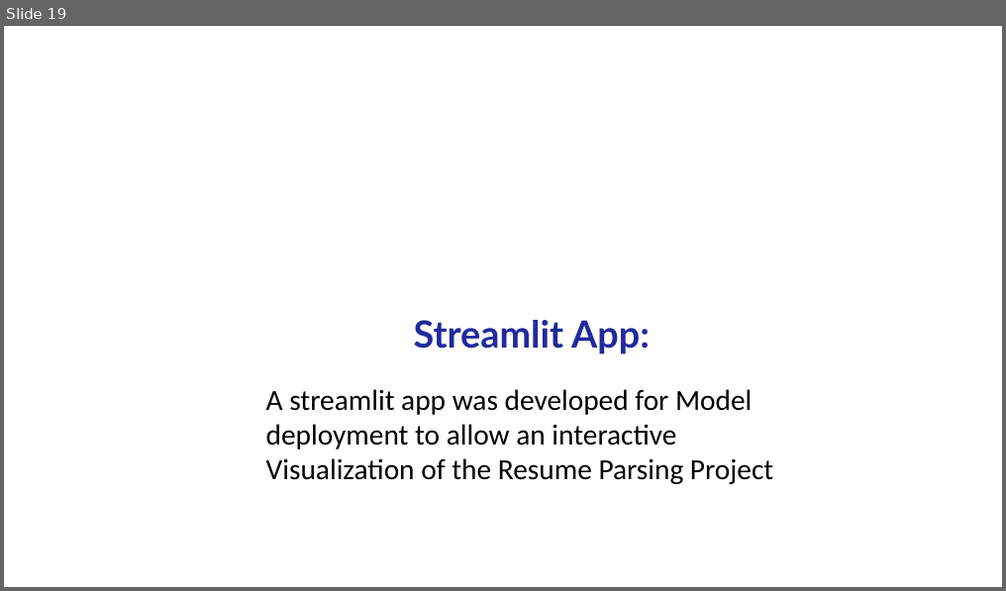
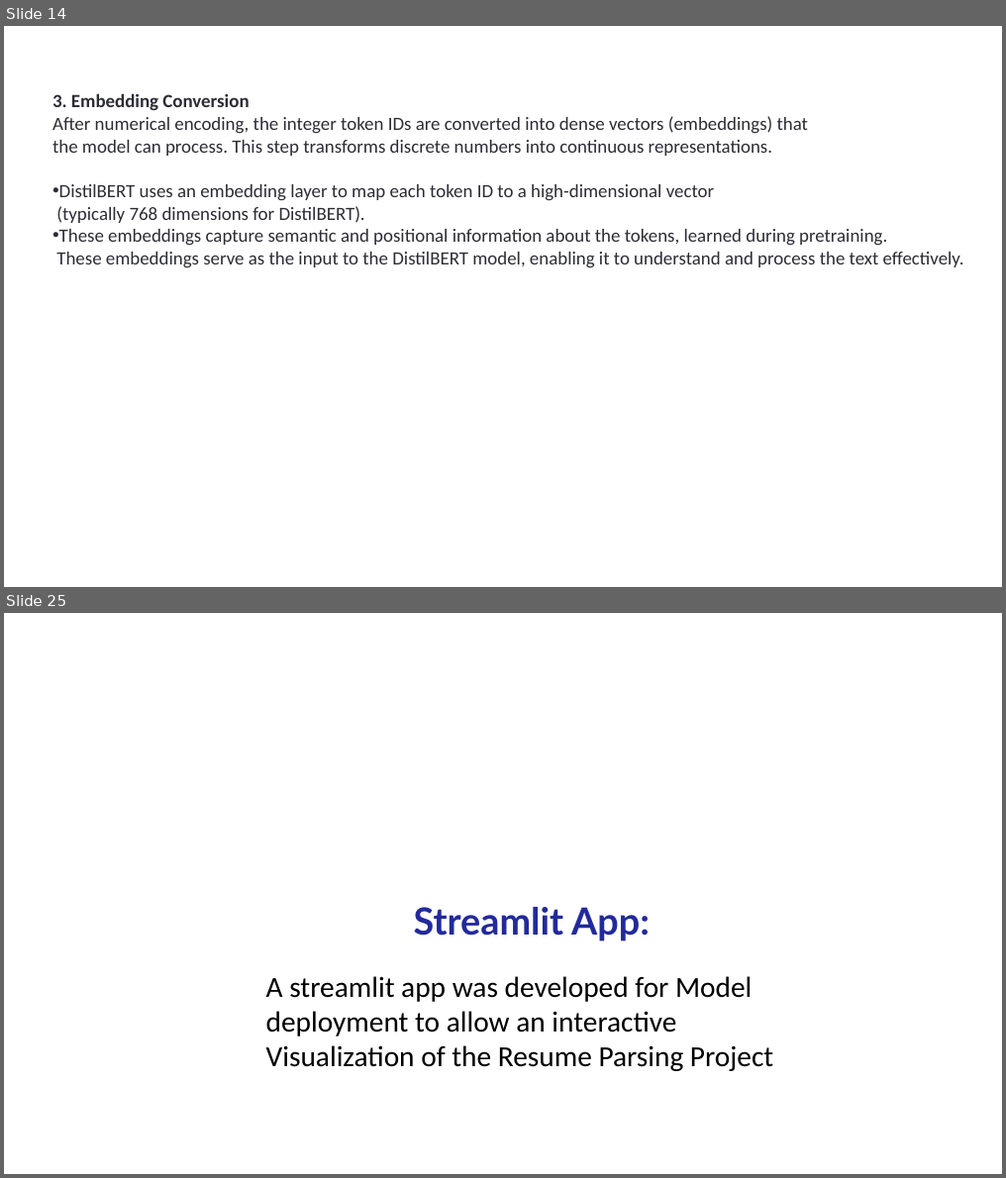
Before and after one commit to mk7890/Resume-Parsing-System, a slide deck: ResumeParserSystem_Presentation.pptx. Shown one above the other, each under a label of ours: slide 19 before the commit, slides 14 and 25 after it; the slides between them are not shown. The pictures are 1006x591 and 1006x1178 pixels, drawn with LibreOffice and Linux fonts; fonts in the diff are those of the drawing; background and template pictures are left out. Boxes give left, top, right and bottom in pixels: in the first picture for what was removed or moved away, otherwise in the second. Text is boxed around its words. In the diff, an @@ line names an element or a change of style, - is before the commit and + after.

```diff
--- a/ResumeParserSystem_Presentation.pptx
+++ b/ResumeParserSystem_Presentation.pptx
@@ slide 14 added at <box>4,26,1002,587</box>, background #FFFFFF @@
@@ text added at <box>53,93,964,269</box>, 18 pt, text #2C2C36 @@
+3. Embedding Conversion
+After numerical encoding, the integer token IDs are converted into dense vectors (embeddings) that
+the model can process. This step transforms discrete numbers into continuous representations.
+• DistilBERT uses an embedding layer to map each token ID to a high-dimensional vector
+(typically 768 dimensions for DistilBERT).
+• These embeddings capture semantic and positional information about the tokens, learned during pretraining.
+These embeddings serve as the input to the DistilBERT model, enabling it to understand and process the text effectively.
@@ what was slide 19 is now slide 25 @@
```
Also in this commit, not shown: 9 slides changed, 15 other slides added, 10 slides removed.
